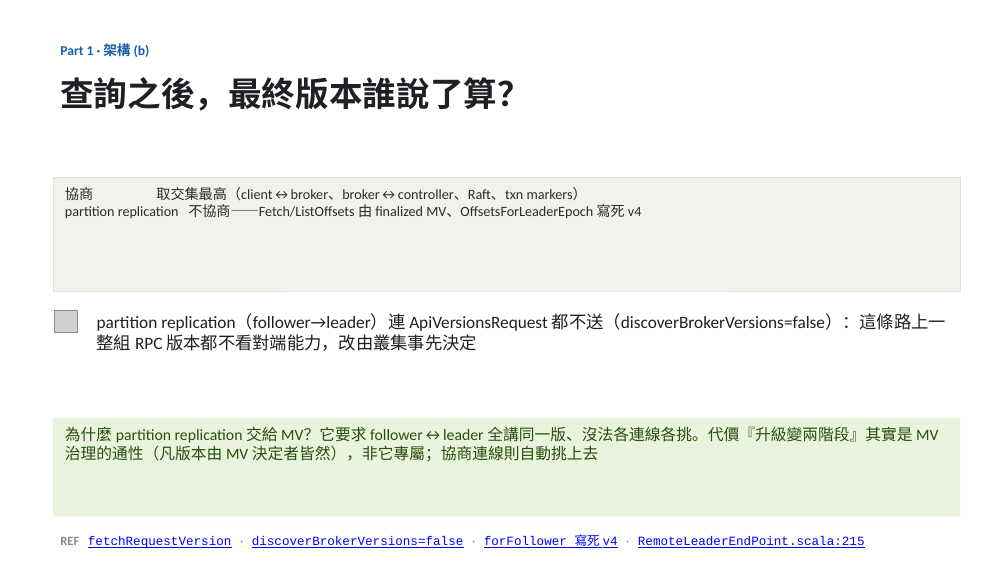
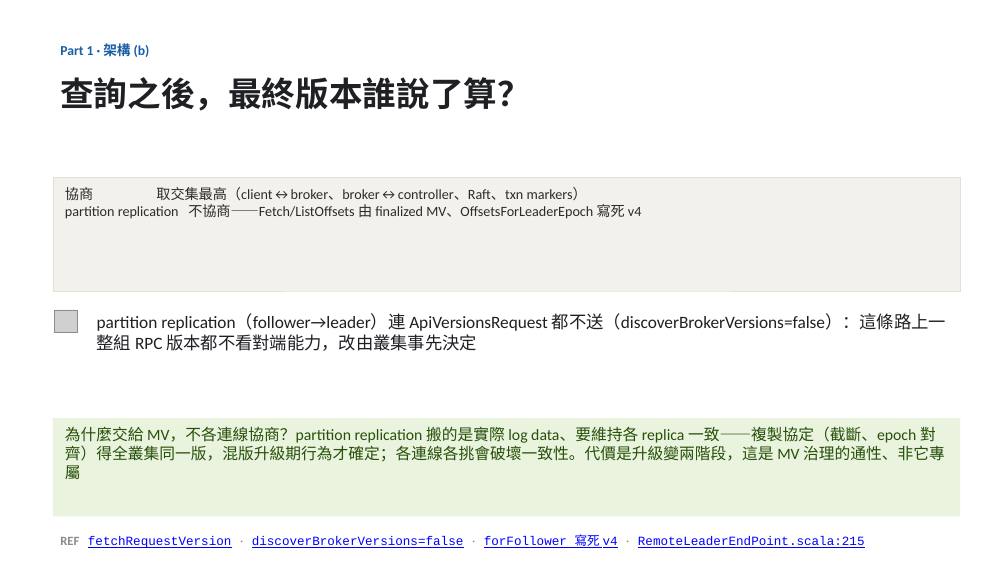
Before and after one commit to unknowntpo/kafka, a slide deck: slide 6 of study/version-control/kafka-version-negotiation.pptx. Drawn at 1008x567 pixels with LibreOffice and Linux fonts; fonts in the diff are those of the drawing; grey boxes stand for pictures. Boxes give left, top, right and bottom in pixels: in the first picture for what was removed or moved away, otherwise in the second. Text is boxed around its words. In the diff, an @@ line names an element or a change of style, - is before the commit and + after.

Commit message:
study(version-control): 架構(b) 補「為何用 MV」的根（維持 log data 一致）＋代價頁改以 handler 逐版分岔為主
- 架構(b) solve：加 WHY——partition replication 搬實際 log data、複製協定要全叢集同版才在混版升級期行為確定；各連線各挑會破壞一致性
- 代價頁：拿掉 generator/308/18× 生成碼數字（工具內部、不痛），改成具體 handler 逐版分岔範例（if version>=13 topic-id/topic-name、老版預設、回應照 request 版本）＋導向測試兩張

```diff
--- a/study/version-control/kafka-version-negotiation.pptx
+++ b/study/version-control/kafka-version-negotiation.pptx
@@ text in rectangle at box(65, 426, 945, 479): text changed @@
-為什麼 partition replication 交給 MV？它要求 follower↔leader 全講同一版、沒法各連線各挑。代價『升級變兩階段』其實是 MV 治理的通性（凡版本由 MV 決定者皆然），非它專屬；協商連線則自動挑上去
+為什麼交給 MV，不各連線協商？partition replication 搬的是實際 log data、要維持各 replica 一致——複製協定（截斷、epoch 對齊）得全叢集同一版，混版升級期行為才確定；各連線各挑會破壞一致性。代價是升級變兩階段，這是 MV 治理的通性、非它專屬
```
Also in this commit, not shown: 1 other slide changed, 1 other file.
